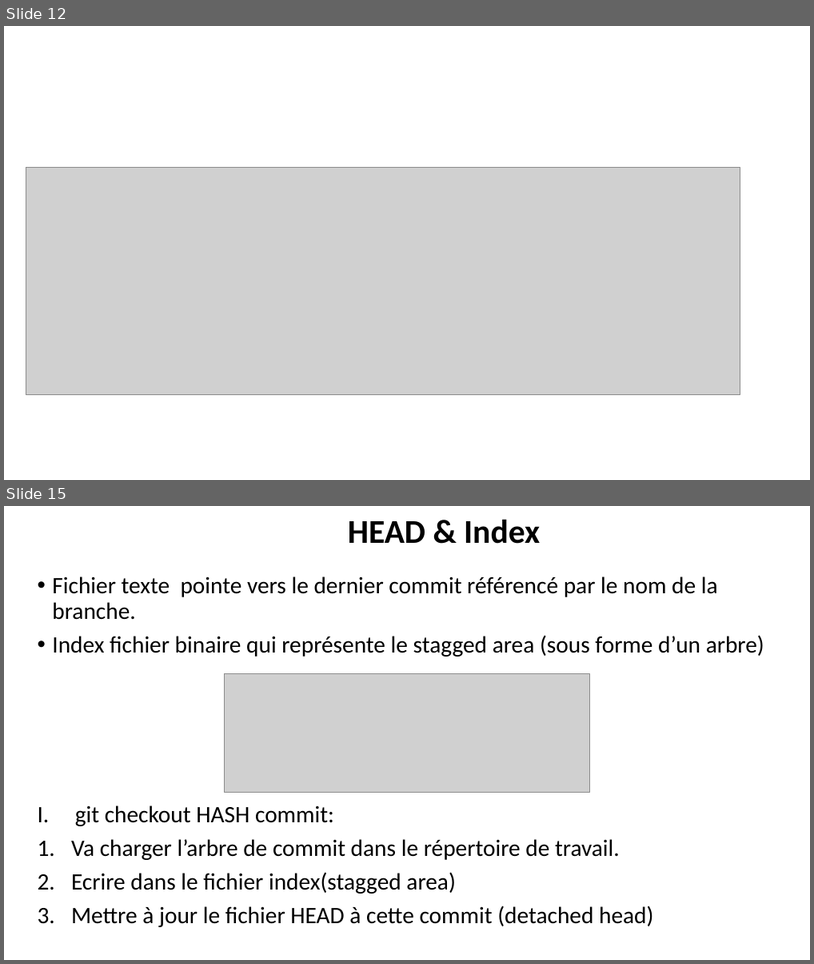
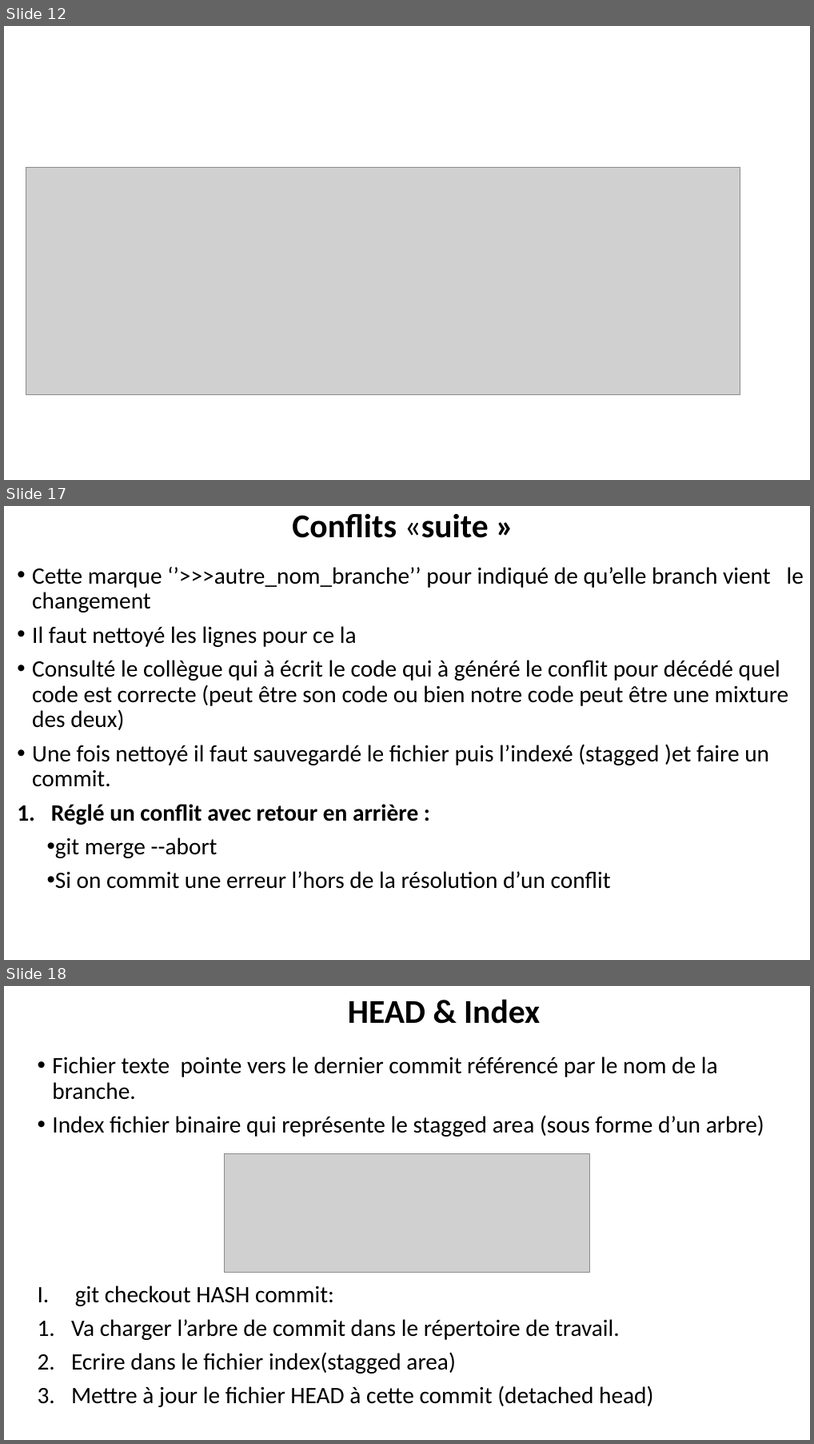
Before and after one commit to belakebiboussad/form, a slide deck: Formation Git.pptx. Shown one above the other, each under a label of ours: slides 12 and 15 before the commit, slides 12, 17 and 18 after it; the slides between them are not shown. The pictures are 814x964 and 814x1444 pixels, drawn with LibreOffice and Linux fonts; fonts in the diff are those of the drawing; grey boxes stand for pictures. Boxes give left, top, right and bottom in pixels: in the first picture for what was removed or moved away, otherwise in the second. Text is boxed around its words. In the diff, an @@ line names an element or a change of style, - is before the commit and + after.

```diff
--- a/Formation Git.pptx
+++ b/Formation Git.pptx
@@ slide 17 added at (x1=4, y1=506, x2=810, y2=960), background #FFFFFF @@
@@ title added at (x1=292, y1=514, x2=489, y2=538), 39.6 pt, text #000000, bold @@
+Conflits «suite »
@@ text added at (x1=32, y1=567, x2=804, y2=888), 28 pt, text #000000 @@
+• Cette marque ‘’>>>autre_nom_branche’’ pour indiqué de qu’elle branch vient le changement
+• Il faut nettoyé les lignes pour ce la
+• Consulté le collègue qui à écrit le code qui à généré le conflit pour décédé quel code est correcte (peut être son code ou bien notre code peut être une mixture des deux)
+• Une fois nettoyé il faut sauvegardé le fichier puis l’indexé (stagged )et faire un commit.
+1. Réglé un conflit avec retour en arrière :
+• git merge --abort
+• Si on commit une erreur l’hors de la résolution d’un conflit
@@ what was slide 15 is now slide 18 @@
```
Also in this commit, not shown: 5 slides changed, 3 other slides added, 3 other files.
